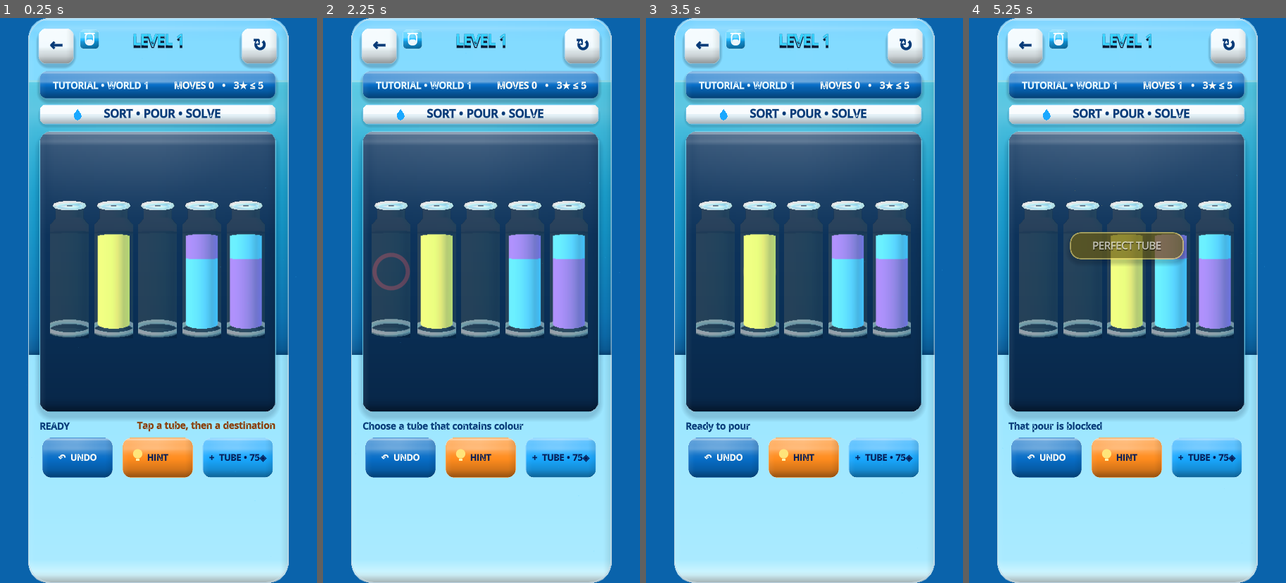
Above: before the commit, frames 1-4 (left to right).
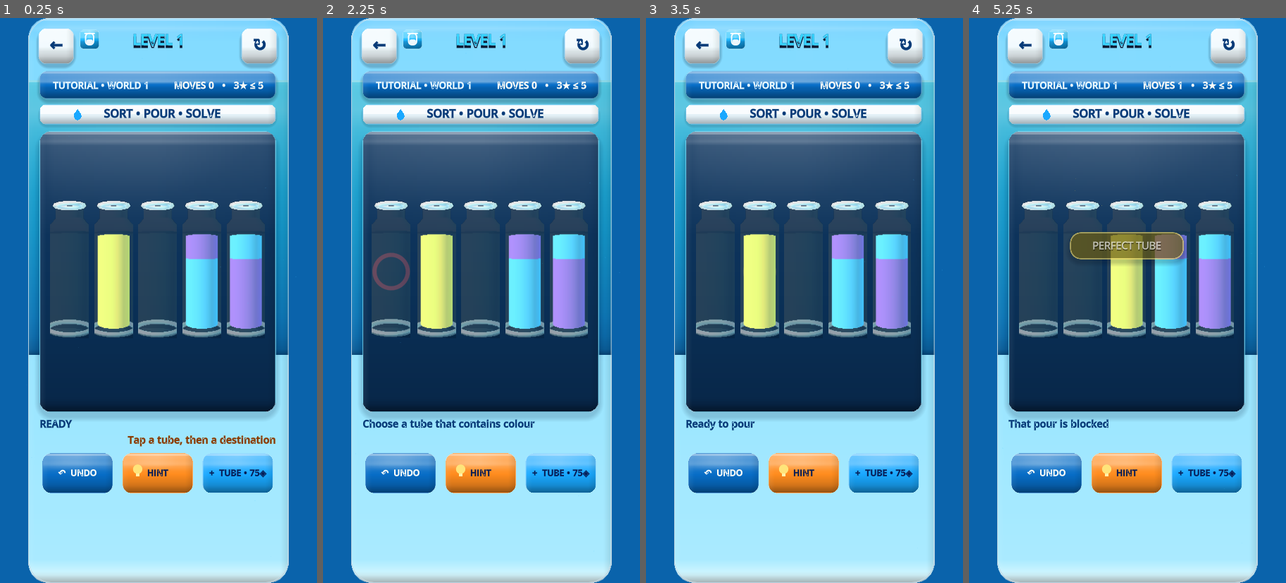
Above: after the commit, the same moments.

Repository: eghosa001/unjam
Game: Godot game, scene res://scenes/WaterSort.tscn
Same seed, same stepped clock (60 frames per second), same inputs: the game is played once before the commit and once after it. This scene is started directly instead of the project's main scene.
Inputs (mouse positions are in pixels of both pictures, inside the frame that each line leads up to):
- Up to frame 1 (0.25 s): no input
- Up to frame 2 (2.25 s): click "←" at 0.5 s; click "↻" at 1.25 s; click (392, 272) at 2.02 s
- Up to frame 3 (3.5 s): click (760, 272) at 2.77 s
- Up to frame 4 (5.25 s): click (1127, 272) at 3.52 s; click (1171, 272) at 4.27 s; click (1216, 272) at 5.02 s

The runs differ from the first frame. In frame 1, 6.9% of the frame differs, in the area x 12-87%, y 71-85%; in frame 2, 6.9%; in frame 3, 6.5%; in frame 4, 6.6%.

Commit message:
fix: separate Water status and guidance rows

Diff:
--- a/scripts/game/water_sort_casual.gd
+++ b/scripts/game/water_sort_casual.gd
@@ -114,19 +114,28 @@
 	RefCanvas.set_rect(board, 37, 201.73, 294, 251)
 	canvas.add_child(board)
 
-	status_label = _make_label("READY", 13, NAVY, true)
-	RefCanvas.set_rect(status_label, 17, 599, 354, 20)
+	# Keep status and guidance on independent rows. Sharing one y-band looked
+	# compact at READY but longer recovery/assist messages could collide with
+	# "Best move..." guidance on phone screens.
+	status_label = _make_label("READY", 14, NAVY, true)
+	status_label.name = "WaterStatusText"
+	status_label.horizontal_alignment = HORIZONTAL_ALIGNMENT_LEFT
+	status_label.clip_text = true
+	status_label.text_overrun_behavior = TextServer.OVERRUN_TRIM_ELLIPSIS
+	RefCanvas.set_rect(status_label, 17, 596, 354, 21)
 	canvas.add_child(status_label)
-	hint_label = _make_label("", 13, GUIDANCE_ORANGE, true)
+	hint_label = _make_label("", 14, GUIDANCE_ORANGE, true)
 	hint_label.name = "WaterGuidanceText"
 	hint_label.horizontal_alignment = HORIZONTAL_ALIGNMENT_RIGHT
-	RefCanvas.set_rect(hint_label, 119, 599, 252, 20)
+	hint_label.clip_text = true
+	hint_label.text_overrun_behavior = TextServer.OVERRUN_TRIM_ELLIPSIS
+	RefCanvas.set_rect(hint_label, 17, 620, 354, 21)
 	canvas.add_child(hint_label)
 
 	var actions := HBoxContainer.new()
 	actions.name = "CompactGameActions"
 	actions.add_theme_constant_override("separation", 14)
-	RefCanvas.set_rect(actions, 21, 627, 346, 60)
+	RefCanvas.set_rect(actions, 21, 650, 346, 60)
 	canvas.add_child(actions)
 
 	var undo := _action_button("↶  UNDO", BLUE)
